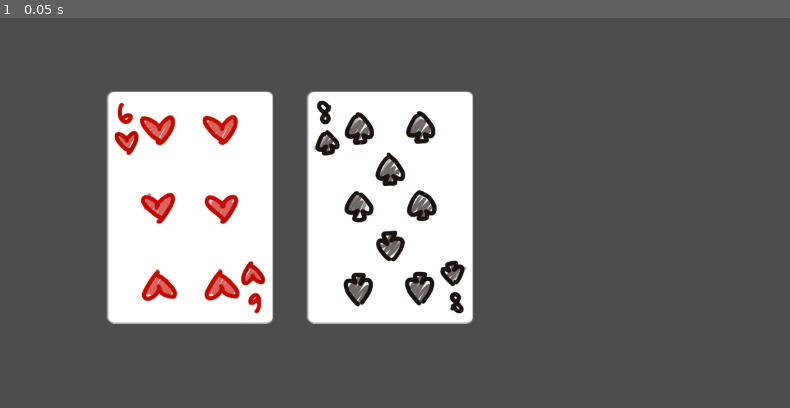
Above: before the commit, frame 1.
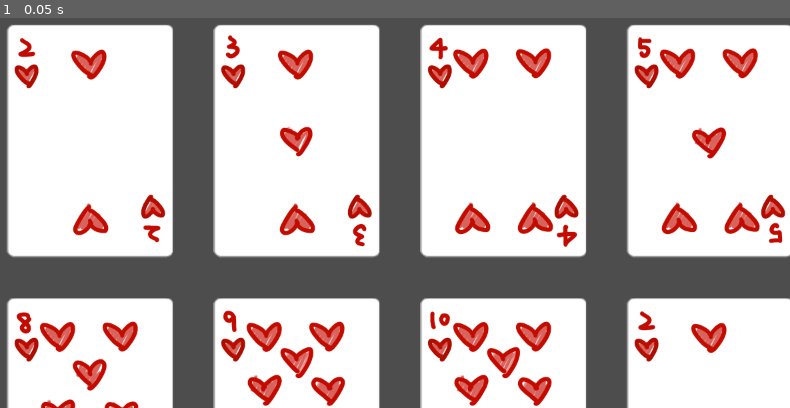
Above: after the commit, the same moment.

Repository: Phdery/BlackJack-Brawl
Game: Godot game, scene res://scenes/deck_contents.tscn
Same seed, same stepped clock (60 frames per second), same inputs: the game is played once before the commit and once after it. This scene is started directly instead of the project's main scene.
Inputs:
- Up to frame 1 (0.05 s): no input

The runs differ from the first frame. In frame 1, 71% of the frame differs, in the area x 0-100%, y 1-100%.

Commit message:
code for displaying array of cards in deck

Diff:
--- a/cardgame/scenes/basic_card.tscn
+++ b/cardgame/scenes/basic_card.tscn
@@ -2,12 +2,13 @@
 
 [ext_resource type="Script" path="res://scripts/basic_card.gd" id="1_2e076"]
 [ext_resource type="Texture2D" uid="uid://dbgtjmjqu3enn" path="res://assets/cards/club/club_2.png" id="1_ja5pf"]
-[ext_resource type="Script" path="res://scripts/card_click.gd" id="3_a6e5o"]
+[ext_resource type="Script" path="res://scripts/card_hover.gd" id="3_a6e5o"]
 
 [sub_resource type="RectangleShape2D" id="RectangleShape2D_fu60n"]
 size = Vector2(477, 680)
 
 [node name="BasicCard" type="Sprite2D"]
+position = Vector2(253, 353)
 texture = ExtResource("1_ja5pf")
 script = ExtResource("1_2e076")
 
@@ -16,7 +17,8 @@
 script = ExtResource("3_a6e5o")
 
 [node name="CollisionShape2D" type="CollisionShape2D" parent="Area2D"]
-position = Vector2(239, 119)
+position = Vector2(240, 119)
 shape = SubResource("RectangleShape2D_fu60n")
 
 [connection signal="mouse_entered" from="Area2D" to="Area2D" method="_on_mouse_entered"]
+[connection signal="mouse_exited" from="Area2D" to="Area2D" method="_on_mouse_exited"]
--- a/cardgame/scenes/card.tscn
+++ b/cardgame/scenes/card.tscn
@@ -1,21 +1,9 @@
-[gd_scene load_steps=5 format=3 uid="uid://bgr315x3mdceh"]
+[gd_scene load_steps=3 format=3 uid="uid://bgr315x3mdceh"]
 
 [ext_resource type="Script" path="res://scripts/card.gd" id="1_pvm8x"]
 [ext_resource type="Texture2D" uid="uid://dbgtjmjqu3enn" path="res://assets/cards/club/club_2.png" id="1_y780n"]
-[ext_resource type="Script" path="res://scripts/card_click.gd" id="2_xrf24"]
-
-[sub_resource type="RectangleShape2D" id="RectangleShape2D_gtmgk"]
-size = Vector2(477, 680)
 
 [node name="Card" type="Sprite2D"]
 position = Vector2(239, 119)
 texture = ExtResource("1_y780n")
 script = ExtResource("1_pvm8x")
-
-[node name="Area2D" type="Area2D" parent="."]
-position = Vector2(-239, -118)
-script = ExtResource("2_xrf24")
-
-[node name="CollisionShape2D" type="CollisionShape2D" parent="Area2D"]
-position = Vector2(239, 119)
-shape = SubResource("RectangleShape2D_gtmgk")
--- a/cardgame/scripts/basic_card.gd
+++ b/cardgame/scripts/basic_card.gd
@@ -3,7 +3,7 @@
 
 @export var suit:String
 
-func costum_init(new_score:int, new_suit:String) -> void:
+func custom_init(new_score:int, new_suit:String) -> void:
 	score = new_score
 	suit = new_suit
 	var texture_path:String = "res://assets/cards/" + suit + "/" + suit + "_" + str(score) + ".png"
--- a/cardgame/scripts/card.gd
+++ b/cardgame/scripts/card.gd
@@ -4,23 +4,13 @@
 # Every card must has a score
 @export var score:int
 @export var description = "This is my description\nhi there"
-@export var special_effect_1:bool = false
-@export var special_effect_2:bool = false
-@export var special_effect_3:bool = false
 
 #TODO make machanism for different cards
 # based on special effect, set bool var to true when card created
 # keep other bool var false
 # when you call mechanism, only the correct effect will trigger
 func mechanism(this:Controller, other:Controller):
-	if special_effect_1:
-		pass
-	elif special_effect_2:
-		pass
-	elif special_effect_3:
-		pass
-	else: # regular card, no effect
-		pass
+	pass
 
 #TODO some other helper function
 
--- a/cardgame/scripts/card_click.gd
+++ /dev/null
@@ -1,12 +0,0 @@
-extends Area2D
-
-@onready var card = $".."
-
-
-func _input_event(viewport, event, shape_idx):
-	if event.is_action_pressed("click"):
-		print("clicked")
-
-
-func _on_mouse_entered() -> void:
-	print("Hovered")
--- /dev/null
+++ b/cardgame/scripts/card_hover.gd
@@ -0,0 +1,14 @@
+extends Area2D
+
+@onready var card = $".."
+
+
+#func _input_event(viewport, event, shape_idx):
+	#if event.is_action_pressed("click"):
+		#print("clicked")
+
+func _on_mouse_entered() -> void:
+	print("Hovered")
+
+func _on_mouse_exited() -> void:
+	print("Exited")
--- a/cardgame/scripts/deck_contents.gd
+++ b/cardgame/scripts/deck_contents.gd
@@ -4,31 +4,93 @@
 var basic_card_scene = preload("res://scenes/basic_card.tscn")
 # Called when the node enters the scene tree for the first time.
 func _ready() -> void:
-	# test code for adding one card child
-	#var test_card:Card = BasicCard.new(5, "heart")
-	var test_card:BasicCard = basic_card_scene.instantiate()
-	#test_card.suit = "heart"
-	#test_card.score = 6
-	#test_card.update_texture()
-	test_card.costum_init(6,"heart")
-	print(test_card.get_class())
-	add_child(test_card)
-	test_card.scale = Vector2(0.5,0.5)
-	test_card.global_position = Vector2(300,300)
+	# test code for adding card children
+	var test_card_1 = basic_card_scene.instantiate()
+	test_card_1.custom_init(2,"heart")
+	cards.append(test_card_1)
 
-	var test_card_2:BasicCard = basic_card_scene.instantiate()
-	#test_card_2.suit = "spade"
-	#test_card_2.score = 8
-	#test_card_2.update_texture()
-	test_card_2.costum_init(8,"spade")
-	print(test_card_2.get_class())
-	add_child(test_card_2)
-	test_card_2.scale = Vector2(0.5,0.5)
-	test_card_2.global_position = Vector2(600,300)
+	var test_card_2 = basic_card_scene.instantiate()
+	test_card_2.custom_init(3,"heart")
+	cards.append(test_card_2)
 
+	var test_card_3 = basic_card_scene.instantiate()
+	test_card_3.custom_init(4,"heart")
+	cards.append(test_card_3)
+
+	var test_card_4 = basic_card_scene.instantiate()
+	test_card_4.custom_init(5,"heart")
+	cards.append(test_card_4)
+
+	var test_card_5 = basic_card_scene.instantiate()
+	test_card_5.custom_init(6,"heart")
+	cards.append(test_card_5)
+
+	var test_card_6 = basic_card_scene.instantiate()
+	test_card_6.custom_init(7,"heart")
+	cards.append(test_card_6)
+
+	var test_card_7 = basic_card_scene.instantiate()
+	test_card_7.custom_init(8,"heart")
+	cards.append(test_card_7)
+
+	var test_card_8 = basic_card_scene.instantiate()
+	test_card_8.custom_init(9,"heart")
+	cards.append(test_card_8)
+
+	var test_card_9 = basic_card_scene.instantiate()
+	test_card_9.custom_init(10,"heart")
+	cards.append(test_card_9)
+
+	var test_card_10 = basic_card_scene.instantiate()
+	test_card_10.custom_init(2,"heart")
+	cards.append(test_card_10)
+
+	var test_card_11 = basic_card_scene.instantiate()
+	test_card_11.custom_init(3,"heart")
+	cards.append(test_card_11)
+
+	var test_card_12 = basic_card_scene.instantiate()
+	test_card_12.custom_init(4,"heart")
+	cards.append(test_card_12)
+
+	var test_card_13 = basic_card_scene.instantiate()
+	test_card_13.custom_init(5,"heart")
+	cards.append(test_card_13)
+
+	var test_card_14 = basic_card_scene.instantiate()
+	test_card_14.custom_init(6,"heart")
+	cards.append(test_card_14)
+
+	var test_card_15 = basic_card_scene.instantiate()
+	test_card_15.custom_init(7,"heart")
+	cards.append(test_card_15)
+
+	var test_card_16 = basic_card_scene.instantiate()
+	test_card_16.custom_init(8,"heart")
+	cards.append(test_card_16)
+
+	var test_card_17 = basic_card_scene.instantiate()
+	test_card_17.custom_init(9,"heart")
+	cards.append(test_card_17)
+
+	var test_card_18 = basic_card_scene.instantiate()
+	test_card_18.custom_init(10,"heart")
+	cards.append(test_card_18)
+
+	var start_position = Vector2(150,200)
+	var num_per_row:int = 6
+	var i:int = 0
+	var y:int = -1
 	# loop through all card objects
-		# for each one, do add child, then adjust scale and position
-
+	# for each one, do add child, then adjust scale and position
+	for card in cards:
+		add_child(card)
+		card.scale = Vector2(0.5, 0.5)
+		if (i % num_per_row == 0):
+			y += 1
+		card.global_position = start_position + Vector2(310 * (i % num_per_row), 410 * y)
+		print(card.global_position)
+		i += 1
 
 # Called every frame. 'delta' is the elapsed time since the previous frame.
 func _process(delta: float) -> void:
